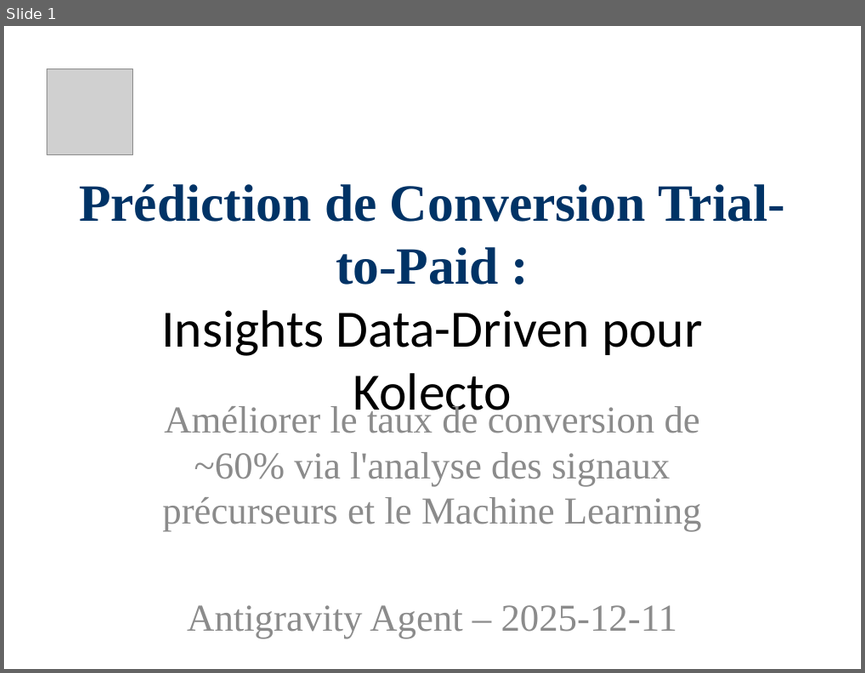
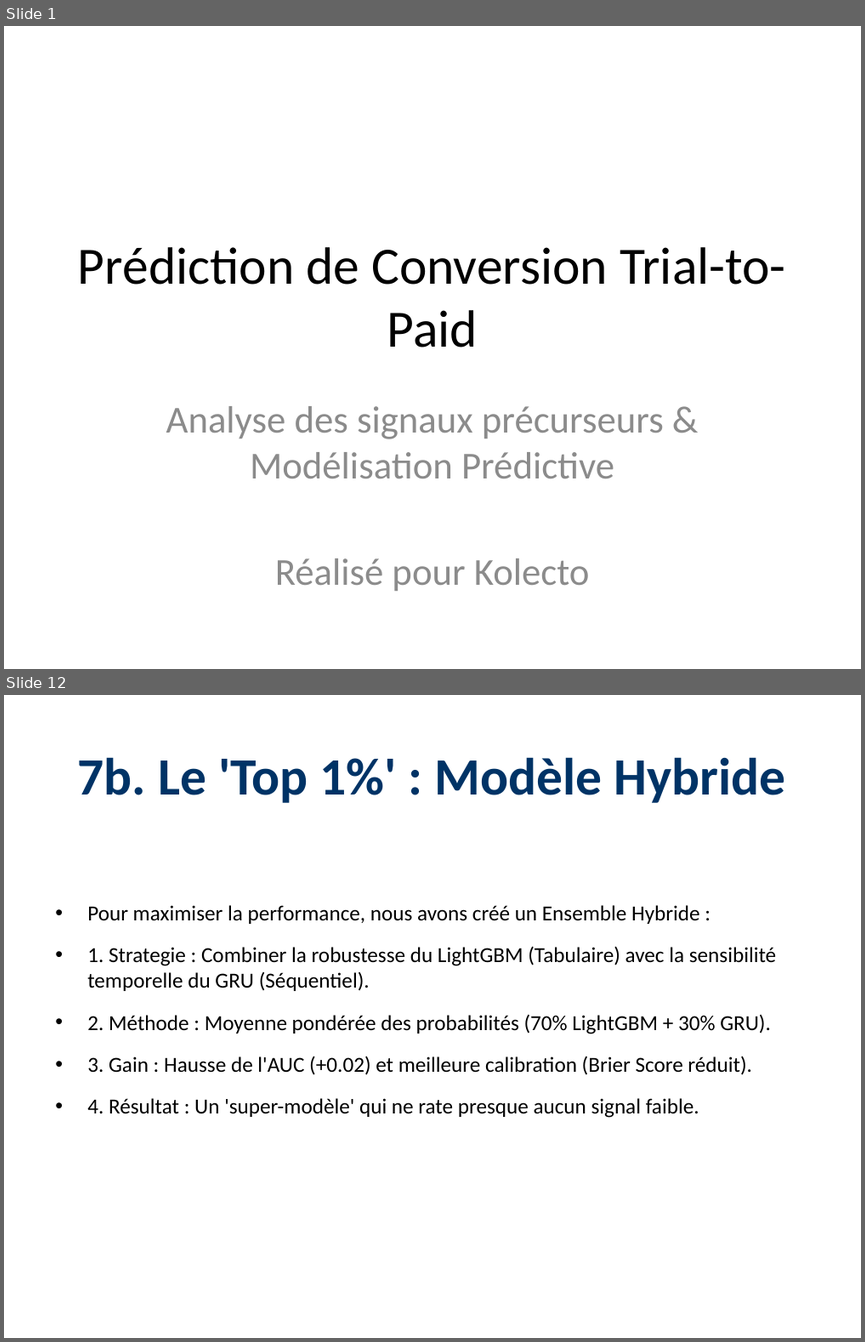
Before and after one commit to Paulino-Cristovao/churn_predictions, a slide deck: Presentations_Resultats_Projet.pptx. Shown one above the other, each under a label of ours: slide 1 before the commit, slides 1 and 12 after it; the slides between them are not shown. The pictures are 865x673 and 865x1342 pixels, drawn with LibreOffice and Linux fonts; fonts in the diff are those of the drawing; grey boxes stand for pictures. Boxes give left, top, right and bottom in pixels: in the first picture for what was removed or moved away, otherwise in the second. Text is boxed around its words. In the diff, an @@ line names an element or a change of style, - is before the commit and + after.

Commit message:
Restore Hybrid+ROI version (approx 12-13 slides)

```diff
--- a/Presentations_Resultats_Projet.pptx
+++ b/Presentations_Resultats_Projet.pptx
@@ slide 12 added at bbox=[4, 695, 861, 1338], background #FFFFFF @@
@@ title added at bbox=[78, 757, 786, 803], 44 pt, text #003366, bold @@
+7b. Le 'Top 1%' : Modèle Hybride
@@ text added at bbox=[87, 905, 776, 1117], 18 pt, text #000000 @@
+• Pour maximiser la performance, nous avons créé un Ensemble Hybride :
+• 1. Strategie : Combiner la robustesse du LightGBM (Tabulaire) avec la sensibilité temporelle du GRU (Séquentiel).
+• 2. Méthode : Moyenne pondérée des probabilités (70% LightGBM + 30% GRU).
+• 3. Gain : Hausse de l'AUC (+0.02) et meilleure calibration (Brier Score réduit).
+• 4. Résultat : Un 'super-modèle' qui ne rate presque aucun signal faible.
@@ slide 1 changed as well @@
@@ picture removed at bbox=[46, 68, 132, 154] @@
@@ title at bbox=[78, 247, 786, 347]: text changed; font Times New Roman to Calibri; text colour #003366 to #000000; bold off @@
-Prédiction de Conversion Trial-to-Paid :
-Insights Data-Driven pour Kolecto
+Prédiction de Conversion Trial-to-Paid
@@ subtitle at bbox=[166, 406, 664, 590]: text changed; font Times New Roman to Calibri @@
-Améliorer le taux de conversion de ~60% via l'analyse des signaux précurseurs et le Machine Learning
-Antigravity Agent – 2025-12-11
+Analyse des signaux précurseurs & Modélisation Prédictive
+Réalisé pour Kolecto
```
Also in this commit, not shown: 3 other slides changed, 9 other slides added, 6 slides removed, 1 other file.
